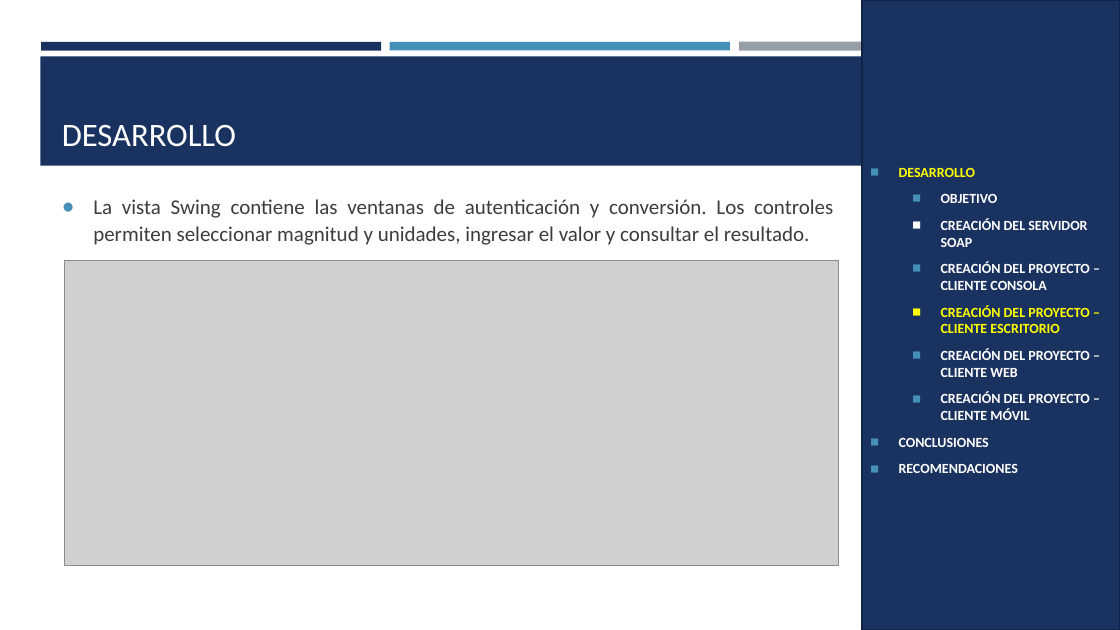
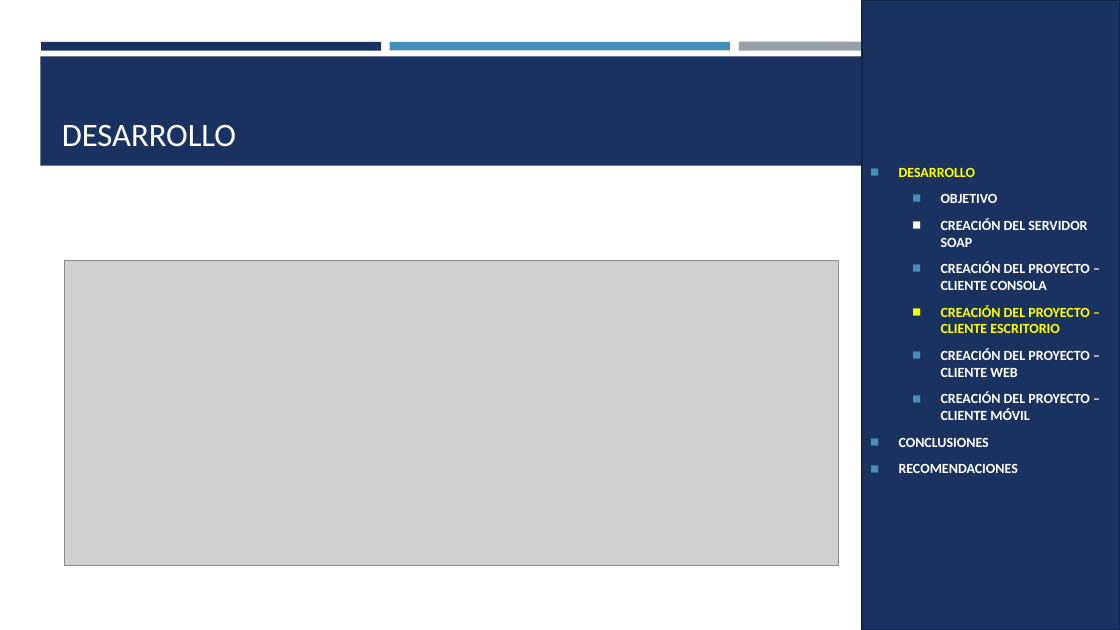
Before and after one commit to JulioViche/u1-sw-arch, a slide deck: slide 15 of TI.1.2. PAO202651_SOAP_DOTNET_SINBDD_NRC36884_GR09/05. DOCUMENTACION/CONVUNI_SOAP_DOTNET_GR09.pptx. Drawn at 1120x630 pixels with LibreOffice and Linux fonts; fonts in the diff are those of the drawing; grey boxes stand for pictures. Boxes give left, top, right and bottom in pixels: in the first picture for what was removed or moved away, otherwise in the second. Text is boxed around its words. In the diff, an @@ line names an element or a change of style, - is before the commit and + after.

```diff
--- a/TI.1.2. PAO202651_SOAP_DOTNET_SINBDD_NRC36884_GR09/05. DOCUMENTACION/CONVUNI_SOAP_DOTNET_GR09.pptx
+++ b/TI.1.2. PAO202651_SOAP_DOTNET_SINBDD_NRC36884_GR09/05. DOCUMENTACION/CONVUNI_SOAP_DOTNET_GR09.pptx
@@ text removed at [93, 199, 833, 245] @@
-● La vista Swing contiene las ventanas de autenticación y conversión. Los controles permiten seleccionar magnitud y unidades, ingresar el valor y consultar el resultado.
```
Also in this commit, not shown: 14 other slides changed, 18 other files.
